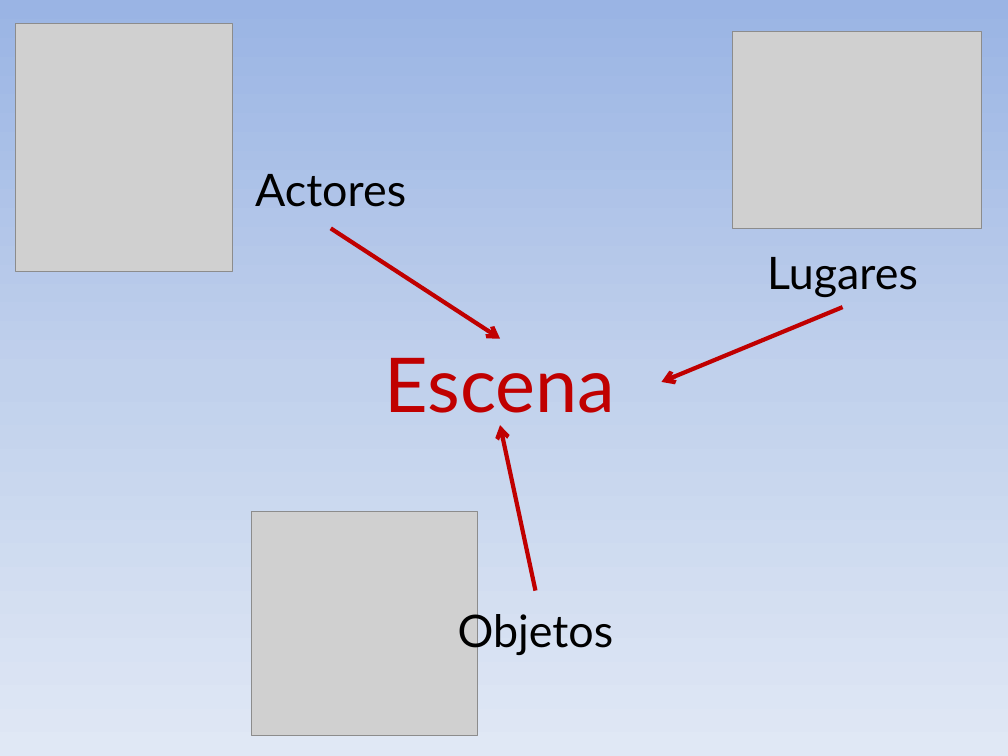
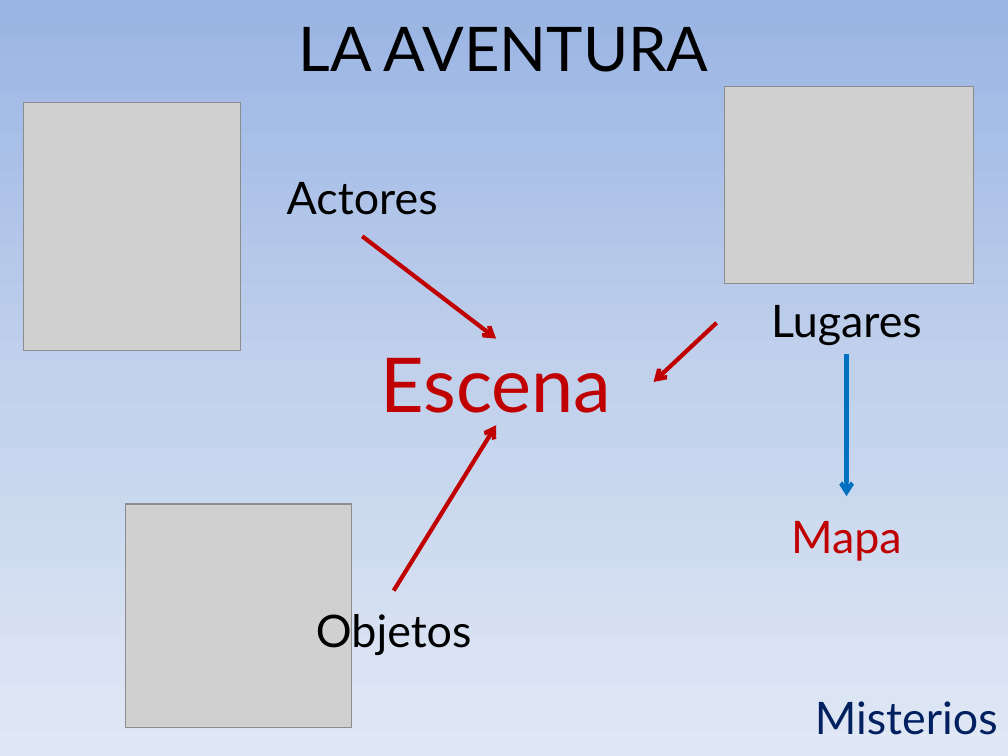
Before and after one commit to MiguelVis/BenitoGG, a slide deck: slide 8 of presentacion/presentacion_miguel_indalecio_garcia_lopez.pptx (slide 9 before the commit). Drawn at 1008x756 pixels with LibreOffice and Linux fonts; fonts in the diff are those of the drawing; grey boxes stand for pictures. Boxes give left, top, right and bottom in pixels: in the first picture for what was removed or moved away, otherwise in the second. Text is boxed around its words. In the diff, an @@ line names an element or a change of style, - is before the commit and + after.

```diff
--- a/presentacion/presentacion_miguel_indalecio_garcia_lopez.pptx
+++ b/presentacion/presentacion_miguel_indalecio_garcia_lopez.pptx
@@ text added at (299, 27, 709, 72), 44 pt, text #000000 @@
+LA AVENTURA
@@ picture: place and size @@
-picture at (733, 31, 982, 228)
+picture at (725, 87, 974, 283)
@@ picture: place and size @@
-picture at (16, 23, 233, 271)
+picture at (23, 103, 240, 351)
@@ text "Actores": place and size @@
-text "Actores" at (255, 174, 406, 207)
+text "Actores" at (287, 182, 438, 215)
@@ arrow moved from (331, 229) - (500, 339) to (362, 236) - (496, 339) @@
@@ text "Lugares": place and size @@
-text "Lugares" at (767, 257, 918, 297)
+text "Lugares" at (771, 305, 922, 345)
@@ text "Lugares" at (771, 305, 922, 345): line spacing 1 to 0.9 @@
@@ arrow moved from (843, 307) - (661, 382) to (717, 323) - (653, 382) @@
@@ text "Escena": place and size @@
-text "Escena" at (385, 357, 616, 426)
+text "Escena" at (381, 357, 612, 426)
@@ arrow added from (847, 355) to (847, 496), #0070C0 3 pt @@
@@ arrow moved from (535, 591) - (500, 425) to (394, 591) - (496, 425) @@
@@ picture: place and size @@
-picture at (252, 512, 478, 735)
+picture at (126, 504, 352, 727)
@@ text added at (791, 521, 902, 561), 32 pt, text #C00000 @@
+Mapa
@@ text "Objetos": place and size @@
-text "Objetos" at (458, 609, 614, 657)
+text "Objetos" at (316, 609, 472, 657)
@@ text added at (815, 701, 998, 735), 32 pt, text #002060 @@
+Misterios
```
Also in this commit, not shown: 9 other slides changed, 1 slide added, 1 slide removed, 1 other file.
